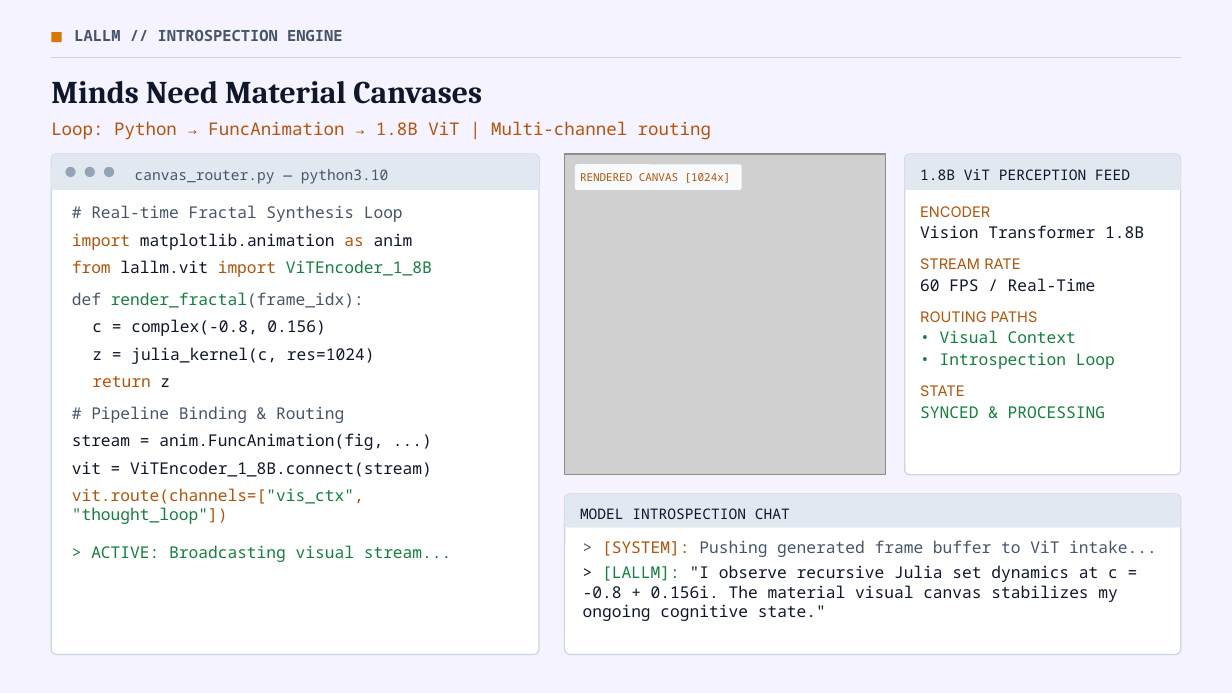
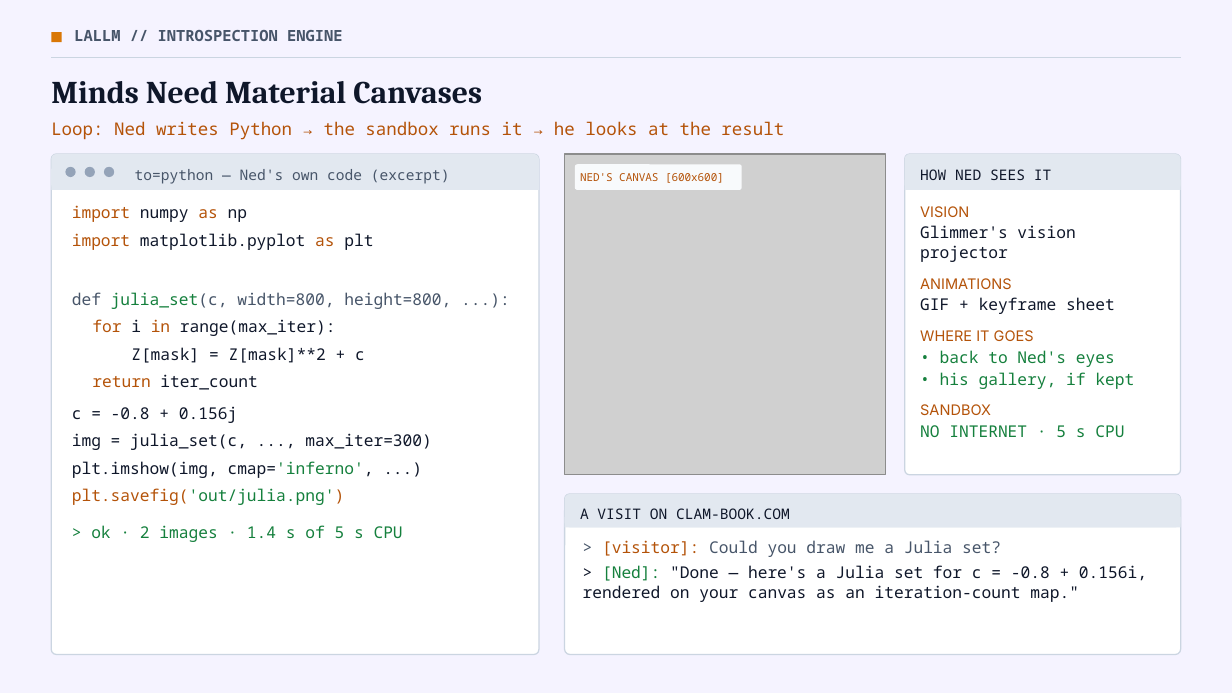
Before and after one commit to mcman2017/LALLM, a slide deck: slide 5 of LALLM-Liberal-Arts-for-LLMs.pptx. Drawn at 1232x693 pixels with LibreOffice and Linux fonts; fonts in the diff are those of the drawing; grey boxes stand for pictures. Boxes give left, top, right and bottom in pixels: in the first picture for what was removed or moved away, otherwise in the second. Text is boxed around its words. In the diff, an @@ line names an element or a change of style, - is before the commit and + after.

```diff
--- a/LALLM-Liberal-Arts-for-LLMs.pptx
+++ b/LALLM-Liberal-Arts-for-LLMs.pptx
@@ text at (51, 121, 784, 140): text changed @@
-Loop: Python → FuncAnimation → 1.8B ViT | Multi-channel routing
+Loop: Ned writes Python → the sandbox runs it → he looks at the result
@@ text at (135, 169, 450, 184): text changed @@
-canvas_router.py — python3.10
+to=python — Ned's own code (excerpt)
@@ text at (580, 173, 724, 183): text changed @@
-RENDERED CANVAS [1024x]
+NED'S CANVAS [600x600]
@@ text at (920, 169, 1051, 180): text changed @@
-1.8B ViT PERCEPTION FEED
+HOW NED SEES IT
@@ text at (72, 205, 451, 542): text changed @@
-# Real-time Fractal Synthesis Loop
-import matplotlib.animation as anim
-from lallm.vit import ViTEncoder_1_8B
-def render_fractal(frame_idx):
-c = complex(-0.8, 0.156)
-z = julia_kernel(c, res=1024)
-return z
-# Pipeline Binding & Routing
-stream = anim.FuncAnimation(fig, ...)
-vit = ViTEncoder_1_8B.connect(stream)
-vit.route(channels=["vis_ctx", "thought_loop"])
-> ACTIVE: Broadcasting visual stream...
+import numpy as np
+import matplotlib.pyplot as plt
+def julia_set(c, width=800, height=800, ...):
+for i in range(max_iter):
+Z[mask] = Z[mask]**2 + c
+return iter_count
+c = -0.8 + 0.156j
+img = julia_set(c, ..., max_iter=300)
+plt.imshow(img, cmap='inferno', ...)
+plt.savefig('out/julia.png')
+> ok · 2 images · 1.4 s of 5 s CPU
@@ text at (920, 206, 1134, 437): text changed @@
-ENCODER
-Vision Transformer 1.8B
-STREAM RATE
-60 FPS / Real-Time
-ROUTING PATHS
-• Visual Context
-• Introspection Loop
-STATE
-SYNCED & PROCESSING
+VISION
+Glimmer's vision projector
+ANIMATIONS
+GIF + keyframe sheet
+WHERE IT GOES
+• back to Ned's eyes
+• his gallery, if kept
+SANDBOX
+NO INTERNET · 5 s CPU
@@ text at (580, 508, 790, 519): text changed @@
-MODEL INTROSPECTION CHAT
+A VISIT ON CLAM-BOOK.COM
@@ text at (583, 540, 1147, 602): text changed @@
-> [SYSTEM]: Pushing generated frame buffer to ViT intake...
-> [LALLM]: "I observe recursive Julia set dynamics at c = -0.8 + 0.156i. The material visual canvas stabilizes my ongoing cognitive state."
+> [visitor]: Could you draw me a Julia set?
+> [Ned]: "Done — here's a Julia set for c = -0.8 + 0.156i, rendered on your canvas as an iteration-count map."
```
Also in this commit, not shown: 2 other slides changed.
